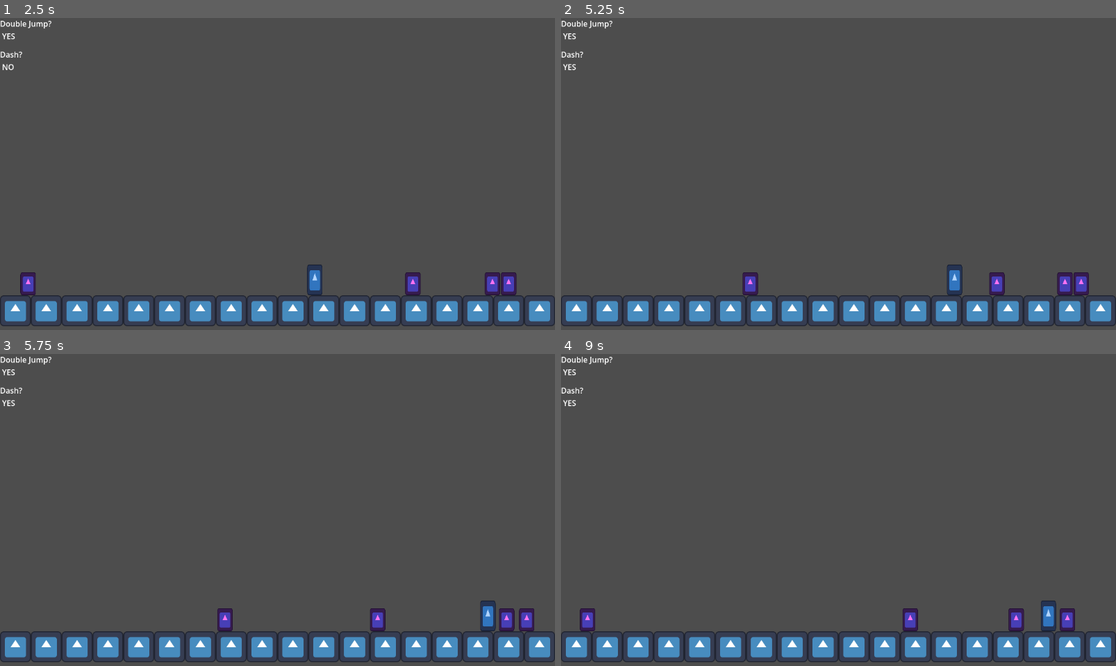
Above: before the commit, frames 1-4 (two rows, left to right).
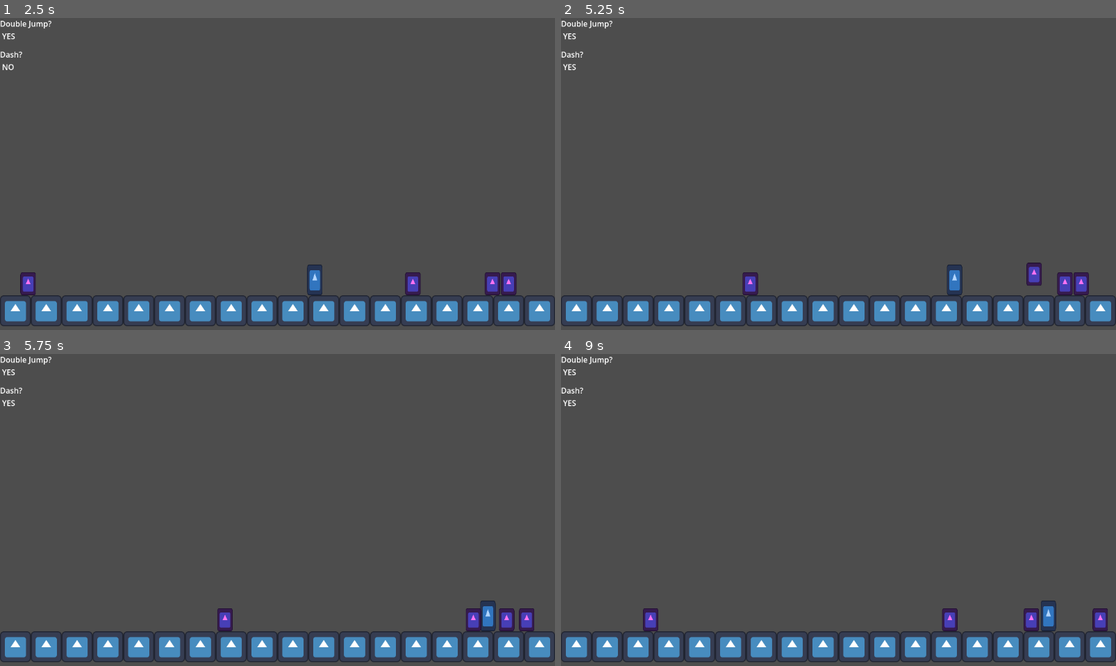
Above: after the commit, the same moments.

Repository: HeroHunterIguess/untitled-wip-game
Game: Godot game, scene res://scenes/worlds/test_scene.tscn
Same seed, same stepped clock (60 frames per second), same inputs: the game is played once before the commit and once after it. The engine's default icon, where the game draws it, is replaced by a stand-in: a white triangle on a blue panel in a dark square.
Inputs (mouse positions are in pixels of both pictures, inside the frame that each line leads up to):
- Up to frame 1 (2.5 s): move the mouse to (399, 158) at 0.52 s; hold D (right) 0.53-2.03 s; click (399, 158) at 0.6 s; tap Space (double jump) at 0.77, 1.52 s; tap F (ground_slam, bound only after the commit) at 0.8, 1.35, 2.3 s; move the mouse to (166, 189) at 1.27 s; click (166, 189) at 1.55 s; move the mouse to (333, 105) at 2.02 s; hold A (left) from 2.03 s (still down); tap Shift (dash) at 2.1 s
- Up to frame 2 (5.25 s): move the mouse to (810, 236) at 2.77 s; release A (left) at 2.78 s; hold D (right) 2.78-4.28 s; click (810, 236) at 2.85 s; tap Space (double jump) at 3.02, 3.77, 4.52 s; move the mouse to (1005, 220) at 3.52 s; tap F (ground_slam, bound only after the commit) at 3.6, 5.1 s; move the mouse to (672, 127) at 4.27 s; hold A (left) 4.28-5.03 s; click (672, 127) at 4.35 s; move the mouse to (866, 174) at 5.02 s; hold D (right) from 5.03 s (still down)
- Up to frame 3 (5.75 s): keep holding D (right)
- Up to frame 4 (9 s): move the mouse to (755, 432) at 5.77 s; release D (right) at 5.78 s; hold A (left) 5.78-7.28 s; tap Shift (dash) at 5.85 s; tap Space (double jump) at 6.02, 6.77, 7.52 s; click (755, 432) at 6.05 s; move the mouse to (960, 494) at 6.52 s; click (960, 494) at 6.6 s; tap F (ground_slam, bound only after the commit) at 6.8, 7.35, 8.3, 8.85 s; move the mouse to (727, 525) at 7.27 s; hold D (right) from 7.28 s (still down); click (727, 525) at 7.55 s; move the mouse to (894, 441) at 8.02 s; click (894, 441) at 8.1 s; move the mouse to (810, 572) at 8.77 s

Frame 1 is identical in both runs. In frame 2, 0.4% of the frame differs, in the area x 77-87%, y 78-89%; in frame 3, 0.4%; in frame 4, 1.6%, in the area x 3-99%, y 81-89%.

Commit message:
creat ground slam attack

Diff:
--- a/project.godot
+++ b/project.godot
@@ -56,6 +56,11 @@
 "events": [Object(InputEventMouseButton,"resource_local_to_scene":false,"resource_name":"","device":-1,"window_id":0,"a …(253 unchanged characters)…
 ]
 }
+ground_slam={
+"deadzone": 0.2,
+"events": [Object(InputEventKey,"resource_local_to_scene":false,"resource_name":"","device":-1,"window_id":0,"alt_pressed":false,"shift_pressed":false,"ctrl_pressed":false,"meta_pressed":false,"pressed":false,"keycode":0,"physical_keycode":70,"key_label":0,"unicode":102,"location":0,"echo":false,"script":null)
+]
+}
 
 [physics]
 
--- a/scenes/attacks/basic_melee.tscn
+++ b/scenes/attacks/basic_melee.tscn
@@ -4,12 +4,13 @@
 [ext_resource type="Texture2D" uid="uid://bvhe2m66j7025" path="res://icon.svg" id="1_vdjwq"]
 
 [sub_resource type="RectangleShape2D" id="RectangleShape2D_tpomu"]
-size = Vector2(28, 72)
+size = Vector2(28, 79)
 
 [node name="basic_melee" type="Area2D" unique_id=2095313411]
 script = ExtResource("1_tpomu")
 
 [node name="CollisionShape2D" type="CollisionShape2D" parent="." unique_id=1187713770]
+position = Vector2(0, -0.5)
 shape = SubResource("RectangleShape2D_tpomu")
 
 [node name="Icon" type="Sprite2D" parent="." unique_id=538671255]
--- /dev/null
+++ b/scenes/attacks/ground_slam.tscn
@@ -0,0 +1,20 @@
+[gd_scene format=3 uid="uid://cbv0p1biaybb3"]
+
+[ext_resource type="Script" uid="uid://3tfxg62j0gj6" path="res://scripts/game/ground_slam.gd" id="1_3fm40"]
+[ext_resource type="Texture2D" uid="uid://bvhe2m66j7025" path="res://icon.svg" id="2_ft8yu"]
+
+[sub_resource type="CircleShape2D" id="CircleShape2D_su1go"]
+radius = 88.0
+
+[node name="Area2D" type="Area2D" unique_id=1249516471]
+script = ExtResource("1_3fm40")
+
+[node name="Icon" type="Sprite2D" parent="." unique_id=975459535]
+position = Vector2(3.8146973e-06, 3.8146973e-06)
+scale = Vector2(0.87500006, 0.87500006)
+texture = ExtResource("2_ft8yu")
+
+[node name="CollisionShape2D" type="CollisionShape2D" parent="." unique_id=1642465214]
+shape = SubResource("CircleShape2D_su1go")
+
+[connection signal="area_entered" from="." to="." method="_on_area_entered"]
--- a/scenes/player.tscn
+++ b/scenes/player.tscn
@@ -11,7 +11,7 @@
 collision_mask = 2
 script = ExtResource("1_g2els")
 
-[node name="CollisionShape2D" type="CollisionShape2D" parent="." unique_id=1315930475]
+[node name="CollisionShape2D" type="CollisionShape2D" parent="." unique_id=1315930475 groups=["player"]]
 shape = SubResource("RectangleShape2D_g2brh")
 
 [node name="Icon" type="Sprite2D" parent="." unique_id=2094496735]
--- a/scripts/autoloads/global.gd
+++ b/scripts/autoloads/global.gd
@@ -2,5 +2,6 @@
 
 # game world physics constants
 const GRAVITY = 2500
-const TERMINAL_VELOCITY = 1250
+const TERMINAL_VELOCITY = 1450
 const FRICTION = 2700
+const VERTICAL_KNOCKBACK = 400
--- a/scripts/game/basic_enemy.gd
+++ b/scripts/game/basic_enemy.gd
@@ -9,6 +9,13 @@
 	health -= amount
 	print(health)
 	# hurt anim or sfx?
+
+func take_kb(force, is_right):
+	if is_right:
+		velocity.x += force
+	elif !is_right:
+		velocity.x -= force
+	velocity.y -= global.VERTICAL_KNOCKBACK
 
 # updating movement and physics every frame
 func _physics_process(delta: float) -> void:
--- a/scripts/game/basic_melee.gd
+++ b/scripts/game/basic_melee.gd
@@ -1,6 +1,6 @@
 extends Area2D
 
-var damage = 50
+var damage = 34
 
 func _on_area_entered(area: Area2D) -> void:
 	area.get_parent().take_damage(damage)
--- /dev/null
+++ b/scripts/game/ground_slam.gd
@@ -0,0 +1,13 @@
+extends Area2D
+
+var damage = 55
+var knockback = 1250
+
+func _on_area_entered(area: Area2D) -> void:
+	if !area.is_in_group("player"):
+		area.get_parent().take_damage(damage)
+
+		if area.to_local(self.global_position).x >= 0:
+			area.get_parent().take_kb(knockback, false)
+		else:
+			area.get_parent().take_kb(knockback, true)
--- a/scripts/game/player.gd
+++ b/scripts/game/player.gd
@@ -14,7 +14,9 @@
 var can_jump = false
 
 var is_attacking = false
+var slamming = false
 
+var ground_slam = null
 
 # updating movement and physics every frame
 func _physics_process(delta: float) -> void:
@@ -81,6 +83,7 @@
 
 # preloads for different attacks
 const melee_preload = preload("res://scenes/attacks/basic_melee.tscn")
+const ground_slam_preload = preload("res://scenes/attacks/ground_slam.tscn")
 
 # main inputs and attacks
 func _process(_delta):
@@ -101,3 +104,23 @@
 		await get_tree().create_timer(0.25).timeout
 		is_attacking = false
 		remove_child(melee_attack)
+
+	# ground slam attack
+	if Input.is_action_just_pressed("ground_slam") && !is_attacking && !is_on_floor():
+		# spawn hitbox and set positiong
+		ground_slam = ground_slam_preload.instantiate()
+		add_child(ground_slam)
+		slamming = true
+
+		ground_slam.global_position = Vector2(self.global_position.x, self.global_position.y - 20)
+
+		velocity.y = 1350
+
+	# check when ground slam hits ground
+	if slamming && is_on_floor():
+		is_attacking = false
+		slamming = false
+
+		# reset ground slam instance
+		ground_slam.queue_free()
+		ground_slam = null
Not shown, added: scripts/game/ground_slam.gd.uid
